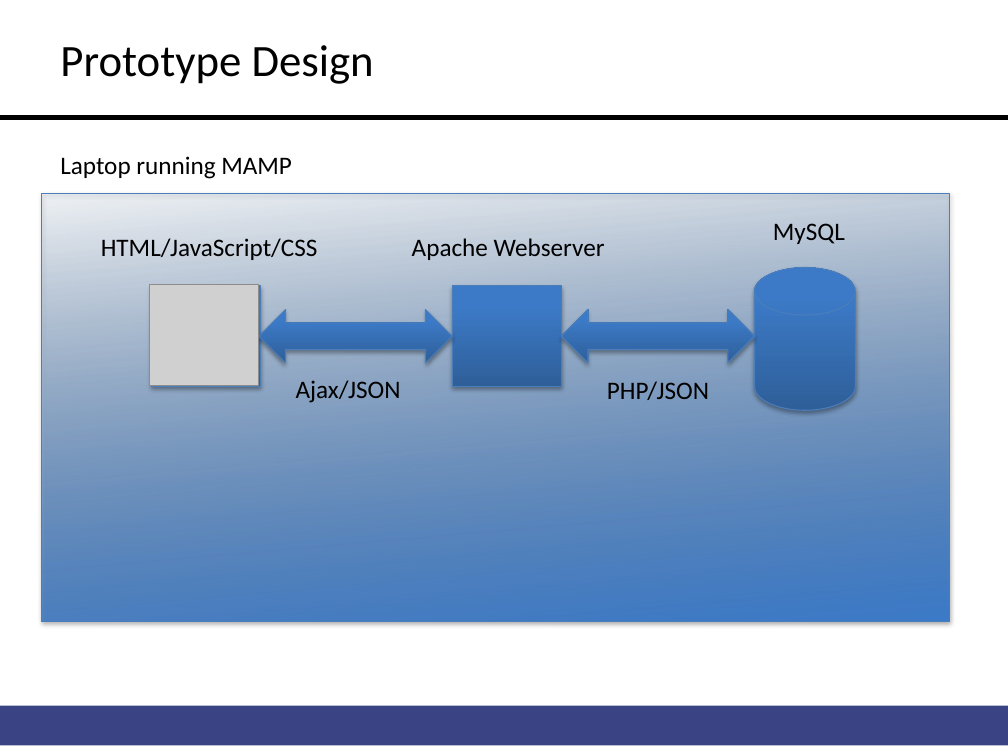
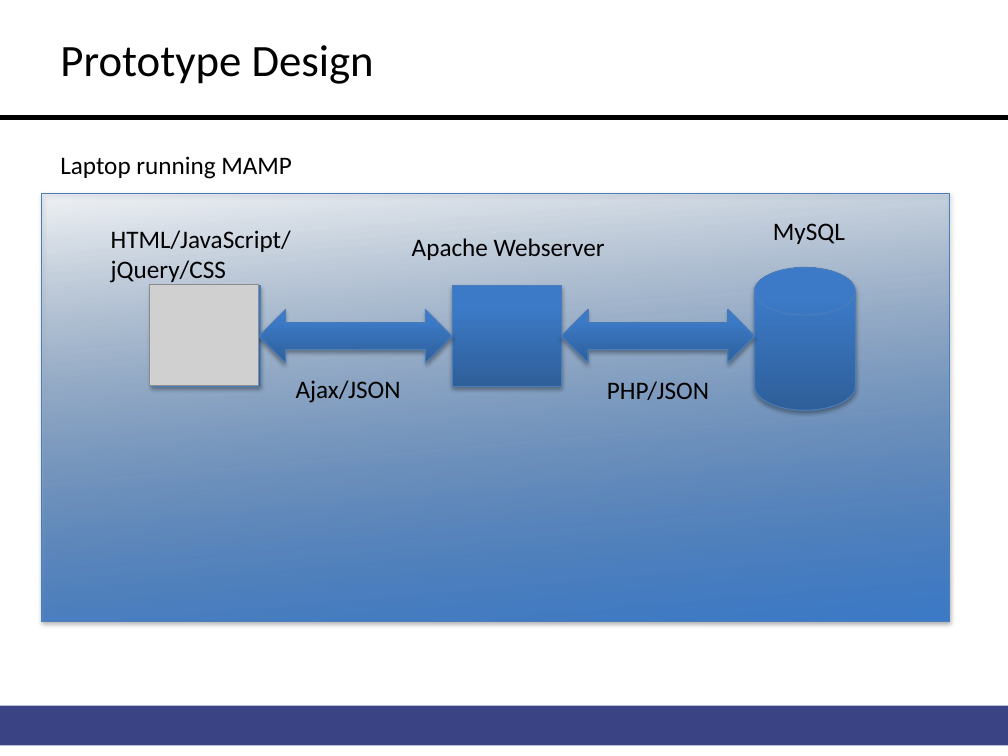
Before and after one commit to MissionSE/Initiatives, a slide deck: slide 4 of GoogleEarth/Google Earth Initiative.pptx. Drawn at 1008x756 pixels with LibreOffice and Linux fonts; fonts in the diff are those of the drawing; grey boxes stand for pictures; background and template pictures are left out. Boxes give left, top, right and bottom in pixels: in the first picture for what was removed or moved away, otherwise in the second. Text is boxed around its words. In the diff, an @@ line names an element or a change of style, - is before the commit and + after.

```diff
--- a/GoogleEarth/Google Earth Initiative.pptx
+++ b/GoogleEarth/Google Earth Initiative.pptx
@@ text at [111, 230, 291, 285]: text changed @@
-HTML/JavaScript/CSS
+HTML/JavaScript/
+jQuery/CSS
```
Also in this commit, not shown: 3 other slides changed, 12 other files.
